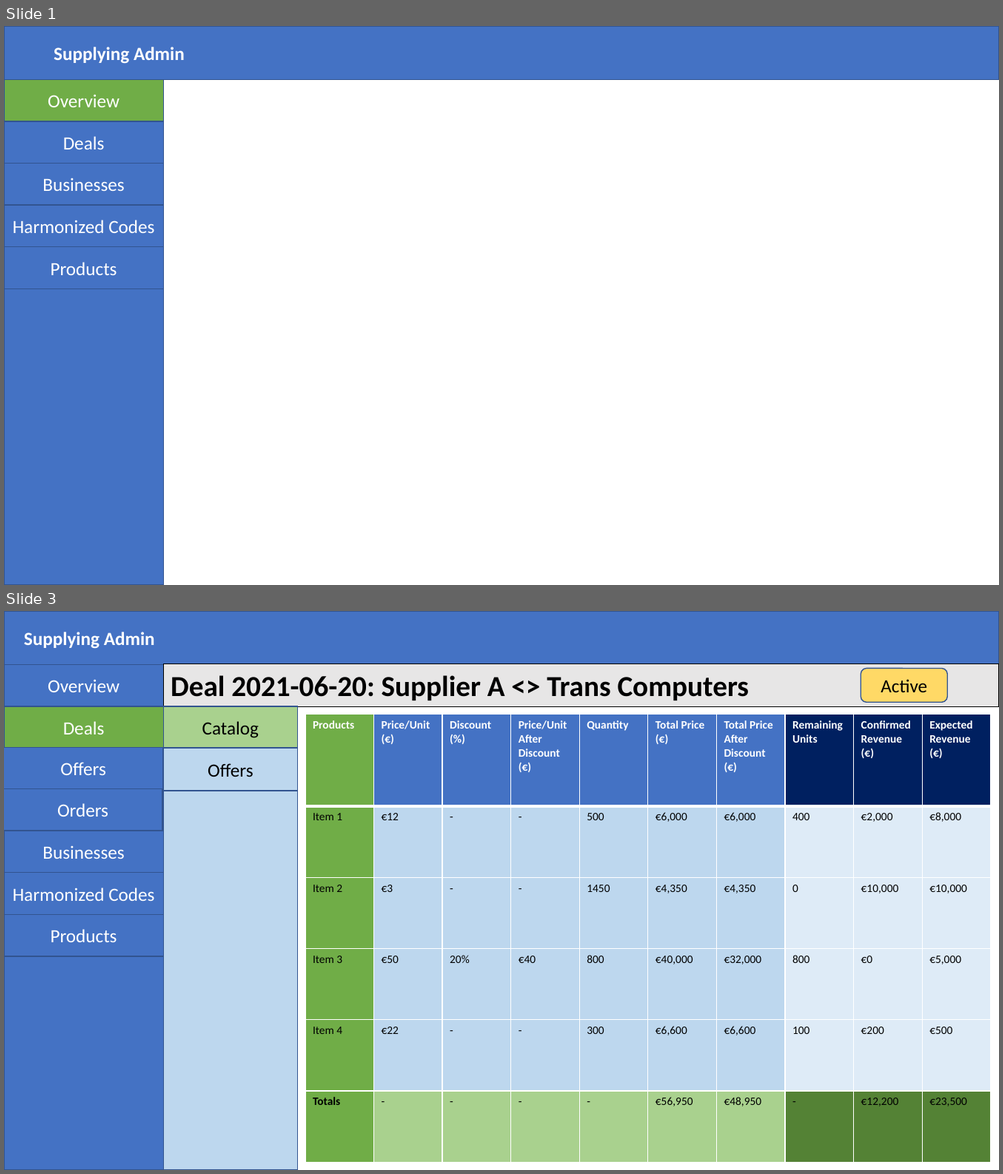
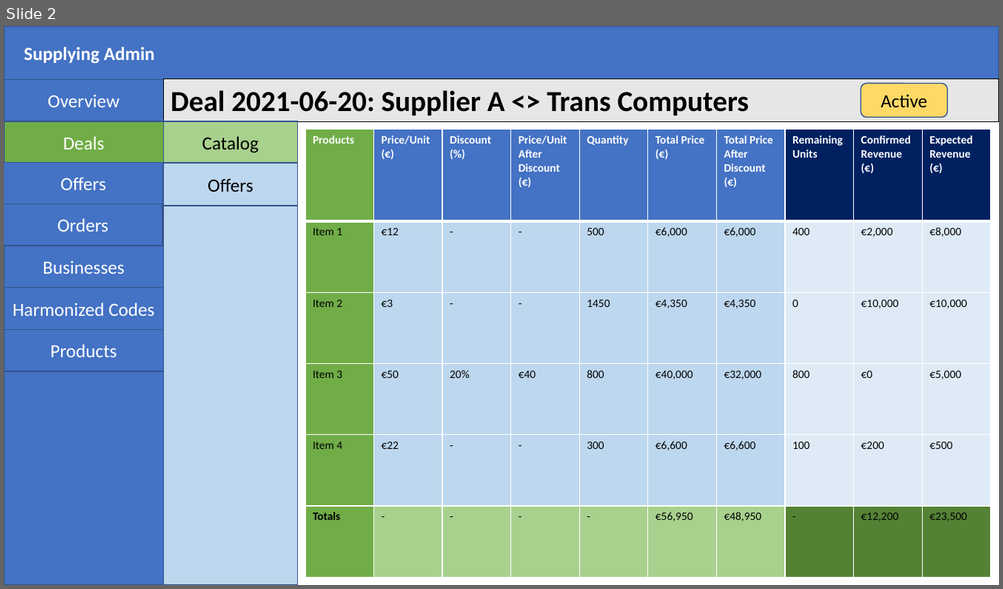
Before and after one commit to ohadch/supplying-admin, a slide deck: doc/design.pptx. Shown one above the other, each under a label of ours: slides 1 and 3 before the commit, slide 2 after it; the slides between them are not shown. The pictures are 1003x1174 and 1003x589 pixels, drawn with LibreOffice and Linux fonts; fonts in the diff are those of the drawing. Boxes give left, top, right and bottom in pixels: in the first picture for what was removed or moved away, otherwise in the second. Text is boxed around its words. In the diff, an @@ line names an element or a change of style, - is before the commit and + after.

```diff
--- a/doc/design.pptx
+++ b/doc/design.pptx
@@ slide 1 removed at bbox=[4, 26, 999, 585], background #FFFFFF @@
@@ rectangle removed at bbox=[4, 26, 999, 80] @@
-Supplying Admin
@@ rectangle removed at bbox=[4, 80, 164, 585] @@
@@ rectangle removed at bbox=[4, 80, 164, 121] @@
-Overview
@@ rectangle removed at bbox=[4, 121, 164, 164] @@
-Deals
@@ rectangle removed at bbox=[4, 164, 164, 205] @@
-Businesses
@@ rectangle removed at bbox=[4, 205, 164, 247] @@
-Harmonized Codes
@@ rectangle removed at bbox=[4, 247, 164, 289] @@
-Products
@@ what was slide 3 is now slide 2 @@
```
Also in this commit, not shown: 2 slides changed, 1 other file.
